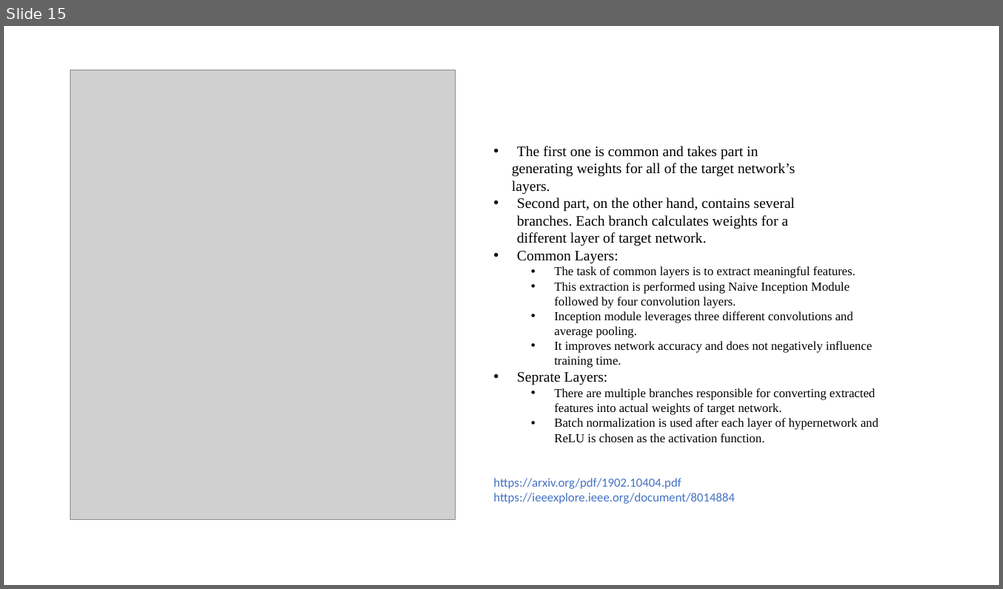
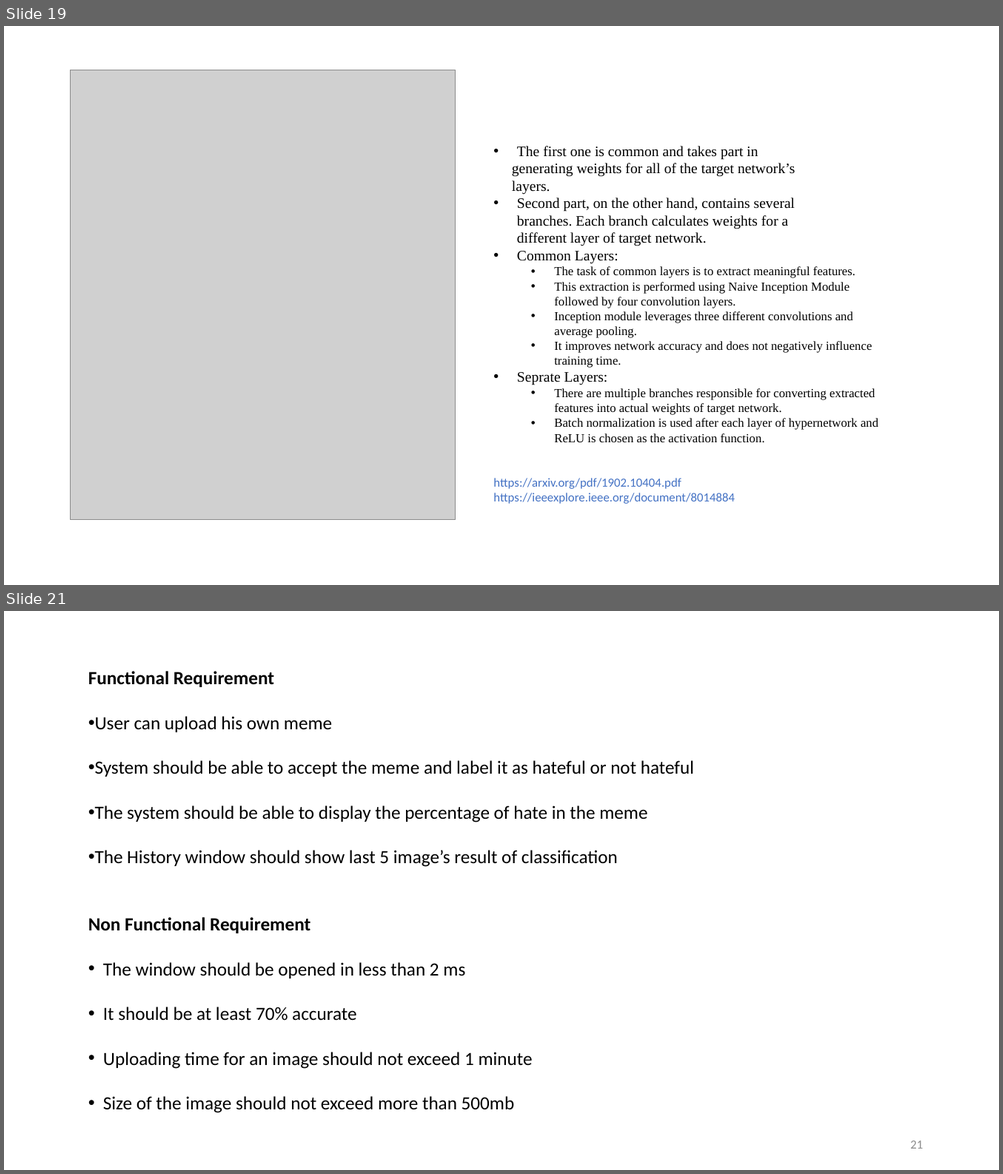
Before and after one commit to VarunBohara/Mini-Project-Documents, a slide deck: Review - 1.pptx. Shown one above the other, each under a label of ours: slide 15 before the commit, slides 19 and 21 after it; the slides between them are not shown. The pictures are 1003x589 and 1003x1174 pixels, drawn with LibreOffice and Linux fonts; fonts in the diff are those of the drawing; grey boxes stand for pictures. Boxes give left, top, right and bottom in pixels: in the first picture for what was removed or moved away, otherwise in the second. Text is boxed around its words. In the diff, an @@ line names an element or a change of style, - is before the commit and + after.

```diff
--- a/Review - 1.pptx
+++ b/Review - 1.pptx
@@ slide 21 added at (4, 611, 999, 1170), background #FFFFFF @@
@@ text added at (88, 671, 694, 1113), 18 pt, text #000000 @@
+Functional Requirement
+• User can upload his own meme
+• System should be able to accept the meme and label it as hateful or not hateful
+• The system should be able to display the percentage of hate in the meme
+• The History window should show last 5 image’s result of classification
+Non Functional Requirement
+• The window should be opened in less than 2 ms
+• It should be at least 70% accurate
+• Uploading time for an image should not exceed 1 minute
+• Size of the image should not exceed more than 500mb
@@ page number added at (910, 1141, 922, 1149), 12 pt, text #8C8C8C @@
+21
@@ what was slide 15 is now slide 19 @@
```
Also in this commit, not shown: 3 slides changed, 6 other slides added.
